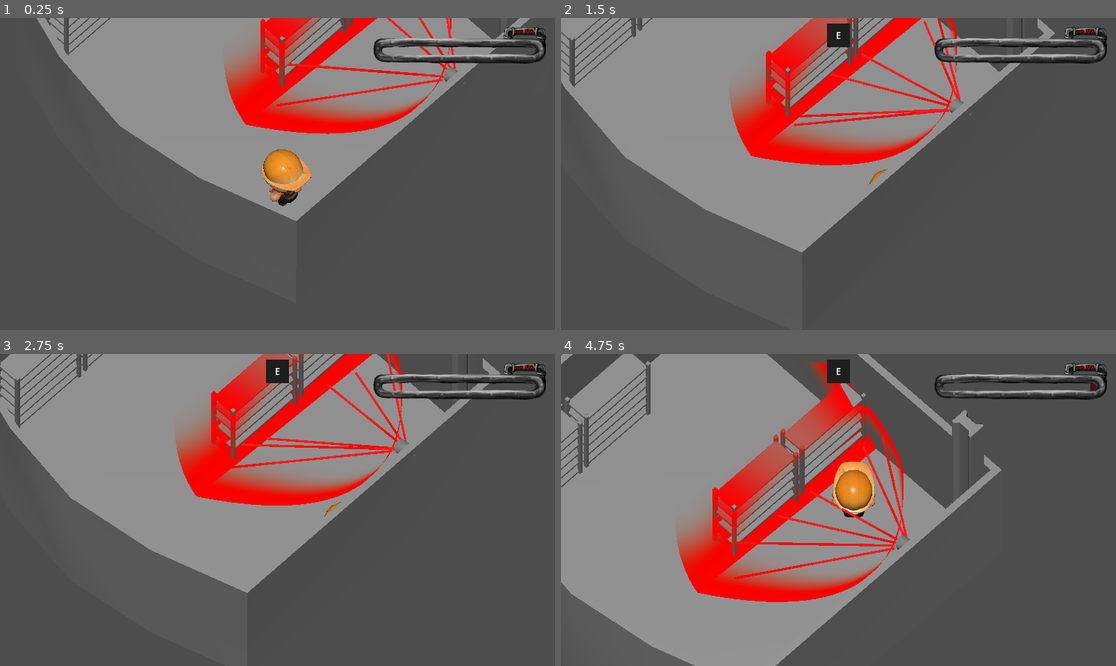
Above: before the commit, frames 1-4 (two rows, left to right).
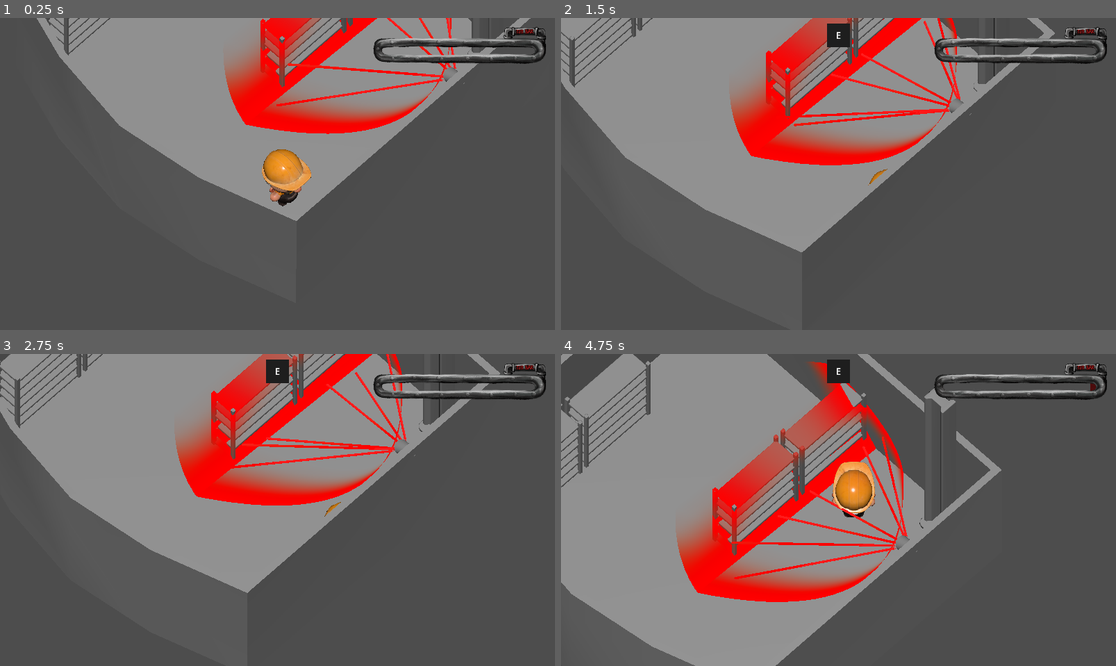
Above: after the commit, the same moments.

Repository: Kureii/rur
Game: Godot game, scene res://assets/core_scenes/test_scene.tscn
The game is run twice, just before and just after one commit, with the same random seed, the same clock (stepped at 60 frames per second) and the same inputs.
Inputs (mouse positions are in pixels of both pictures, inside the frame that each line leads up to):
- Up to frame 1 (0.25 s): no input
- Up to frame 2 (1.5 s): move the mouse to (960, 158) at 0.52 s; hold D (move_right) 0.53-1.28 s; hold E (action_button) 0.53-1.28 s; move the mouse to (727, 189) at 1.27 s; hold S (move_backward) from 1.28 s (still down); tap Space (space) at 1.35 s
- Up to frame 3 (2.75 s): move the mouse to (333, 441) at 2.02 s; release S (move_backward) at 2.03 s; hold D (move_right) from 2.03 s (still down); hold E (action_button) from 2.03 s (still down)
- Up to frame 4 (4.75 s): move the mouse to (810, 572) at 2.77 s; release D (move_right) at 2.78 s; release E (action_button) at 2.78 s; hold W (move_forward) 2.78-3.53 s; tap Space (space) at 2.85 s; move the mouse to (1005, 556) at 3.52 s; hold A (move_left) 3.53-4.25 s; hold E (action_button) 3.53-4.25 s; click "🗙" at 4.25 s

The runs differ from the first frame. In frame 1, 0.1% of the frame differs, in the area x 84-89%, y 1-12%; in frame 2, 0.2%; in frame 3, 0.3%; in frame 4, 0.9%, in the area x 64-77%, y 10-56%.

Commit message:
Update level_01.tscn
Slupoek

Diff:
--- a/assets/core_scenes/level_01.tscn
+++ b/assets/core_scenes/level_01.tscn
@@ -30,7 +30,7 @@
 mesh = ExtResource("2_01tgr")
 
 [node name="Sloup" type="MeshInstance3D" parent="." unique_id=97647215]
-transform = Transform3D(1, 0, 0, 0, 1, 0, 0, 0, 1, 3.6043155, 0.018690344, 5.2086525)
+transform = Transform3D(1, 0, 0, 0, 1, 0, 0, 0, 1, 3.6043155, 0.018690344, 4.203731)
 mesh = ExtResource("3_01tgr")
 
 [node name="StaticBody3D" type="StaticBody3D" parent="Sloup" unique_id=817961332]
